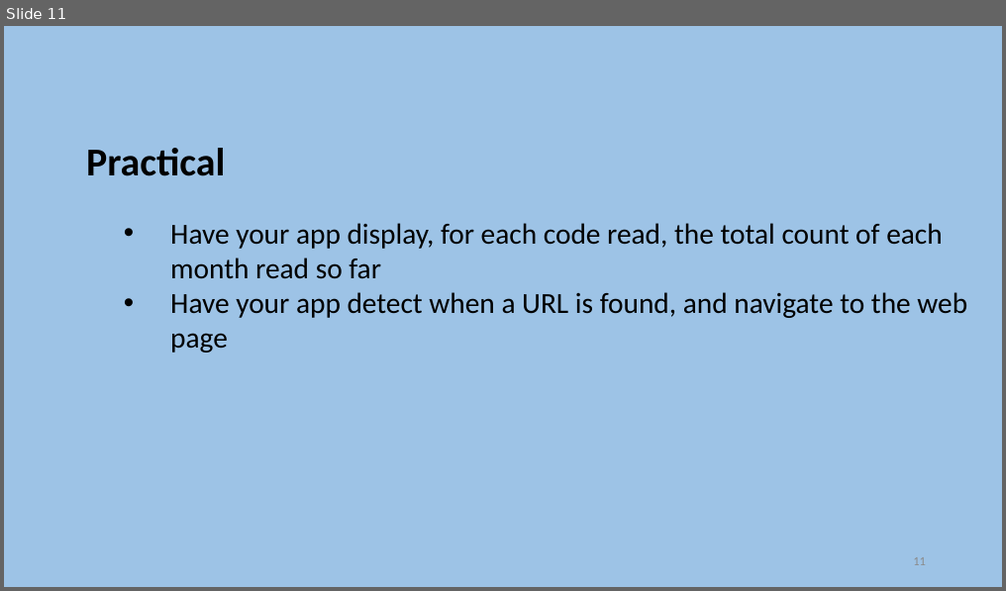
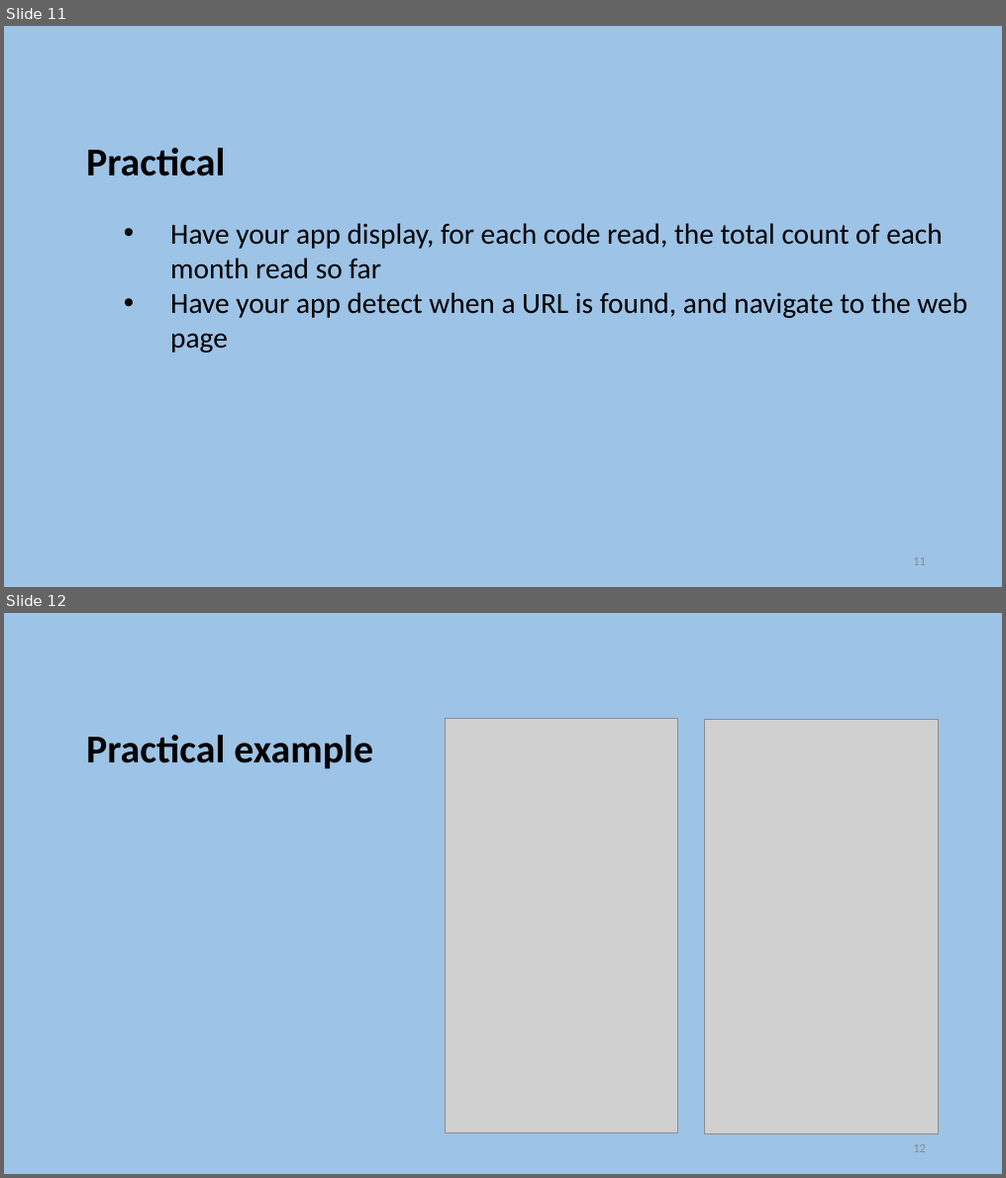
Before and after one commit to szetko/course-materials, a slide deck: Mobile/Week 12/S1. User Testing and QR Code Reader.pptx. Shown one above the other, each under a label of ours: slide 11 before the commit, slides 11 and 12 after it. The pictures are 1006x591 and 1006x1178 pixels, drawn with LibreOffice and Linux fonts; fonts in the diff are those of the drawing; grey boxes stand for pictures. Boxes give left, top, right and bottom in pixels: in the first picture for what was removed or moved away, otherwise in the second. Text is boxed around its words. In the diff, an @@ line names an element or a change of style, - is before the commit and + after.

Commit message:
Add QR code example

```diff
--- a/Mobile/Week 12/S1. User Testing and QR Code Reader.pptx
+++ b/Mobile/Week 12/S1. User Testing and QR Code Reader.pptx
@@ slide 12 added at [4,613,1002,1174], background #9DC3E6 @@
@@ picture added at [445,719,678,1134] @@
@@ picture added at [705,719,939,1134] @@
@@ text added at [86,735,373,769], 38 pt, text #000000, bold @@
+Practical example
@@ page number added at [913,1145,926,1153], 12 pt, text #8C8C8C @@
+12
```
